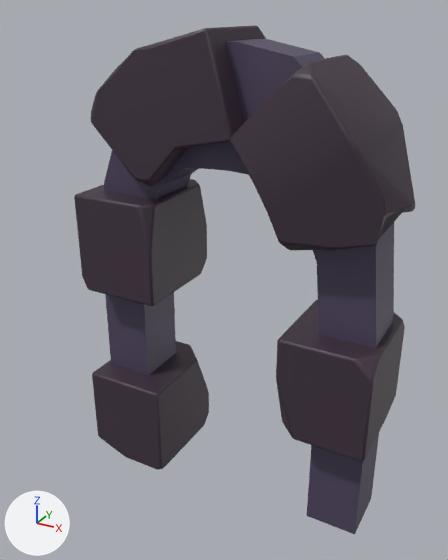
A saved change to the Blender file Assets/Models/portal.blend.
The view is the same before and after, from a camera (50 mm lens) standing at (2.42, -4.27, 4.05) and looking at (0.03, 0.07, 1.88). Every picture has the same lights, and +X, +Y and +Z are marked at lower left.

Script lines for the objects in view, before the commit:
```python
me_plane_001 = bpy.data.meshes.new('Plane.001')
me_plane_001.from_pydata(...)  # 119 vertices, 74 faces; spans x -1.06..1.09, y -1.0..2.13, z -0.66..0.14
me_plane_001.polygons.foreach_set('use_smooth', [True] * 74)
me_plane_001.materials.append(mat_material_001)  # black #413341
me_plane_003 = bpy.data.meshes.new('Plane.003')
me_plane_003.from_pydata(...)  # 72 vertices, 70 faces; spans x -1.53..1.53, y -1.0..1.3, z -0.91..0.0
me_plane_003.materials.append(mat_material_004)  # dark purple #504761
ob_plane = bpy.data.objects.new('Plane', me_plane_003)
ob_plane.location = (0.002, 0.668, 1.401)
ob_plane.rotation_euler = (1.571, 0.0, 0.0)  # degrees (90, 0, 0)
ob_plane.scale = (0.9, 1.86, -0.579)
ob_plane_001 = bpy.data.objects.new('Plane.001', me_plane_001)
ob_plane_001.location = (0.0, 0.0, 1.0)
ob_plane_001.rotation_euler = (1.571, 0.0, 0.0)  # degrees (90, 0, 0)
ob_plane_001.scale = (1.37, 1.37, 1.37)
_m = ob_plane_001.modifiers.new('Bevel', 'BEVEL')
_m.width = 0.05
_m.width_pct = 0.05
_m.segments = 2
```
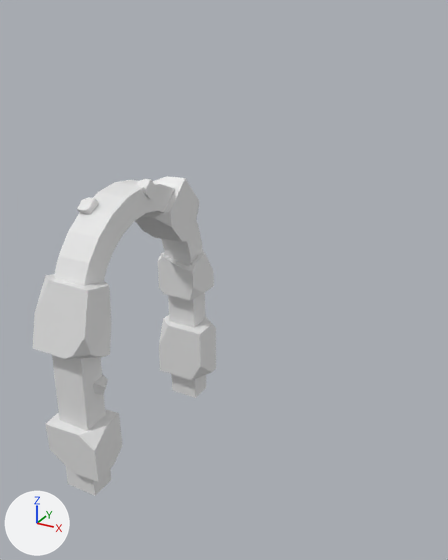
Diff of the bpy script that builds the scene:
```diff
--- a/Assets/Models/portal.blend.py
+++ b/Assets/Models/portal.blend.py
@@ me_plane_003 @@
 # used by ob_plane; location = (0.002, 0.668, 1.401); rotation_euler = (1.571, 0.0, 0.0), in degrees (90, 0, 0); scale = (0.9, 1.86, -0.579)
-me_plane_003.from_pydata(...)  # 72 vertices, 70 faces; spans x -1.53..1.53, y -1.0..1.3, z -0.91..0.0
-me_plane_003.materials.append(mat_material_004)  # dark purple #504761
+me_plane_003.from_pydata(...)  # 46 vertices, 22 faces; spans x -0.26..0.26, y -1.0..1.0, z -1.63..1.0
+# me_plane_003 part 1: the whole mesh is rebuilt
@@ ob_plane_001 @@
-ob_plane_001 = bpy.data.objects.new('Plane.001', me_plane_001)
@@ ob_plane @@
 ob_plane = bpy.data.objects.new('Plane', me_plane_003)
-ob_plane.location = (0.002, 0.668, 1.401)
-ob_plane.rotation_euler = (1.571, 0.0, 0.0)  # degrees (90, 0, 0)
-ob_plane.scale = (0.9, 1.86, -0.579)
+ob_plane.location = (-0.874, 0.0, 1.626)
+ob_plane.scale = (0.615, 1.0, 1.0)
+_m = ob_plane.modifiers.new('Solidify', 'SOLIDIFY')
+_m.thickness = 0.24
@@ ob_cube_007 @@
+ob_cube_007 = bpy.data.objects.new('Cube.007', me_cube_008)  # 18 vertices, 11 faces; spans x -0.7..1.0, y -1.02..1.02, z -0.58..0.56
+ob_cube_007.location = (-0.729, -0.788, 1.068)
+ob_cube_007.rotation_euler = (-5.114, 2.992, -4.204)  # degrees (-293, 171, -241)
+ob_cube_007.scale = (0.0838, 0.0649, 0.0998)
@@ ob_cube_006 @@
+ob_cube_006 = bpy.data.objects.new('Cube.006', me_cube_008.copy())
+ob_cube_006.location = (-0.977, -0.434, 2.52)
+ob_cube_006.rotation_euler = (-4.71, 2.297, -1.552)  # degrees (-270, 132, -89)
+ob_cube_006.scale = (0.0838, 0.0649, 0.0998)
@@ ob_cube_005 @@
+ob_cube_005 = bpy.data.objects.new('Cube.005', me_cube_008.copy())
+ob_cube_005.location = (-0.749, 0.051, 2.597)
+ob_cube_005.rotation_euler = (-4.71, 2.297, -1.552)  # degrees (-270, 132, -89)
+ob_cube_005.scale = (0.0838, 0.0649, 0.0998)
@@ ob_cube_004 @@
+ob_cube_004 = bpy.data.objects.new('Cube.004', me_cube_005)  # 18 vertices, 11 faces; spans x -1.0..1.0, y -1.0..1.0, z -1.0..1.0
+ob_cube_004.location = (-0.87, 0.874, 1.482)
+ob_cube_004.scale = (0.213, 0.213, 0.213)
@@ ob_cube_003 @@
+ob_cube_003 = bpy.data.objects.new('Cube.003', me_cube_008.copy())
+ob_cube_003.location = (-0.863, 0.529, 2.268)
+ob_cube_003.rotation_euler = (-4.71, 2.297, -1.552)  # degrees (-270, 132, -89)
+ob_cube_003.scale = (0.299, 0.232, 0.356)
@@ ob_cube_002 @@
+ob_cube_002 = bpy.data.objects.new('Cube.002', me_cube_003)  # 18 vertices, 11 faces; spans x -0.7..1.0, y -1.02..1.02, z -0.58..0.56
+ob_cube_002.location = (-0.82, -0.886, 0.494)
+ob_cube_002.rotation_euler = (-4.749, 3.142, 0.0543)  # degrees (-272, 180, 3.1)
+ob_cube_002.scale = (0.299, 0.232, 0.339)
@@ ob_cube_001 @@
+ob_cube_001 = bpy.data.objects.new('Cube.001', me_cube_002)  # 20 vertices, 12 faces; spans x -1.0..1.0, y -1.0..1.0, z -1.0..1.0
+ob_cube_001.location = (-0.865, -0.829, 1.714)
+ob_cube_001.rotation_euler = (-0.23, 0.0, 0.0)  # degrees (-13, 0, 0)
+ob_cube_001.scale = (0.268, 0.207, 0.303)
@@ ob_cube @@
+ob_cube = bpy.data.objects.new('Cube', me_cube_001)  # 18 vertices, 11 faces; spans x -1.0..1.0, y -1.0..1.0, z -1.0..1.0
+ob_cube.location = (-0.853, 0.869, 0.598)
+ob_cube.scale = (0.268, 0.207, 0.303)
```

Pixel boxes (x1, y1, x2, y2) of what changed, in the pictures (448 x 560 px):
'Plane.001', deleted
    before: (74, 26, 415, 469)
'Plane', reshaped, moved, rescaled, modifiers changed, turned
    before: (104, 39, 394, 534)
    after: (52, 180, 206, 496)
'Cube.001', added
    after: (33, 274, 112, 359)
'Cube.002', added
    after: (45, 409, 122, 482)
'Cube', added
    after: (159, 315, 216, 380)
'Cube.003', added
    after: (135, 176, 199, 242)
'Cube.004', added
    after: (158, 251, 214, 300)
'Cube.006', added
    after: (77, 197, 99, 214)
'Cube.005', added
    after: (137, 179, 156, 199)
'Cube.007', added
    after: (93, 374, 108, 395)
